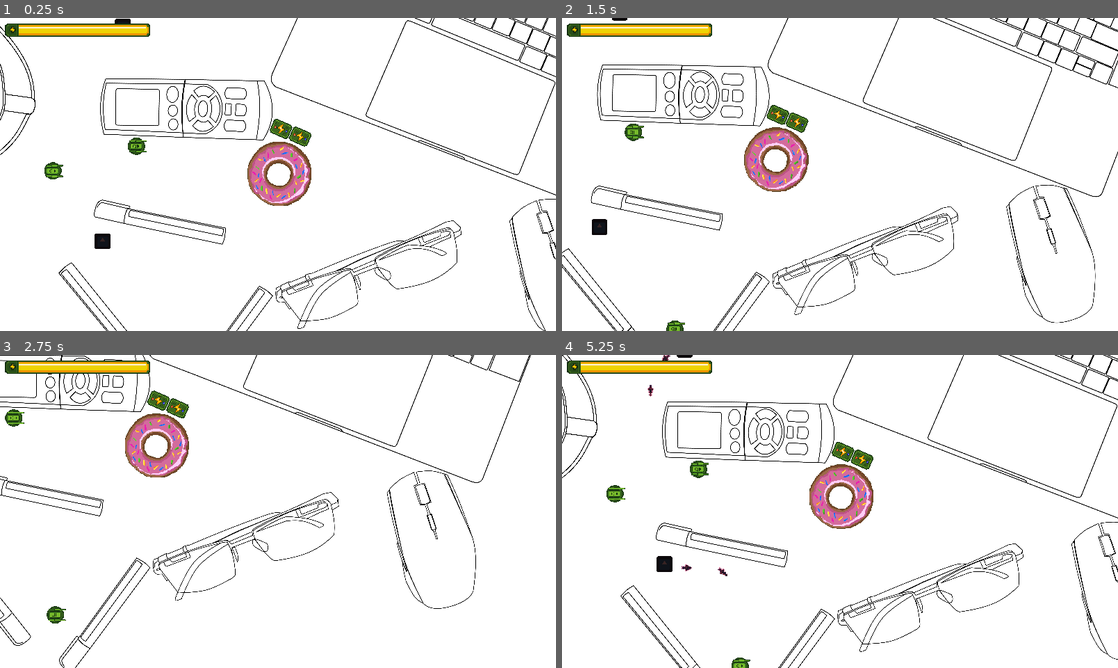
Above: before the commit, frames 1-4 (two rows, left to right).
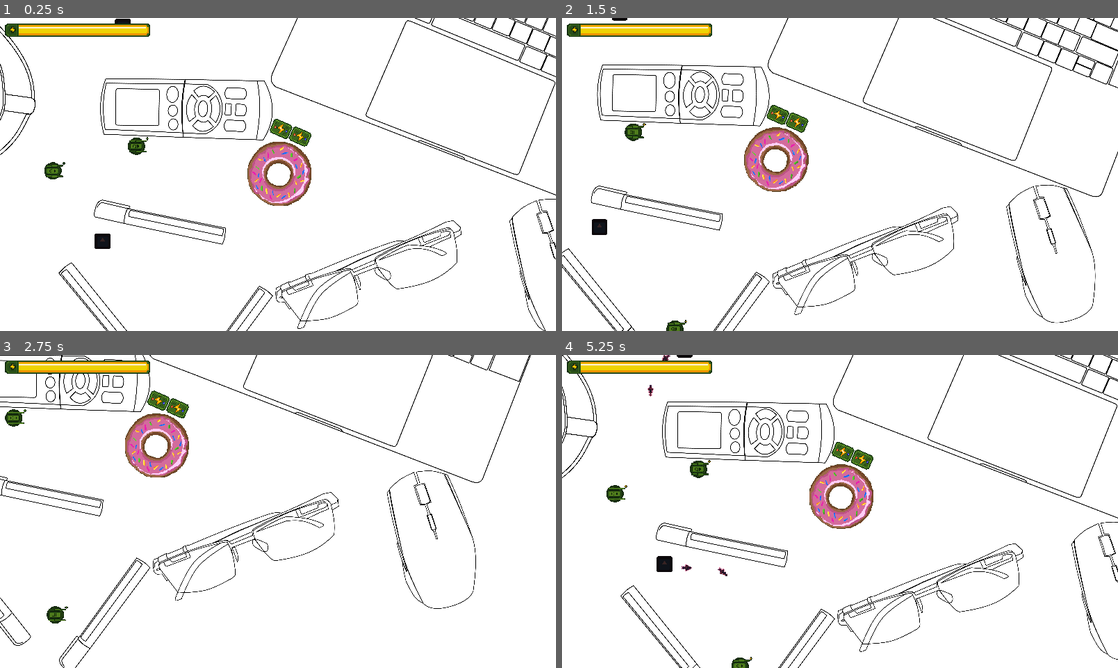
Above: after the commit, the same moments.

Repository: dmitriy-shmilo/gogodot-2021
Game: Godot game, scene res://game_screen/game_screen.tscn
The game is run twice, just before and just after one commit, with the same random seed, the same clock (stepped at 60 frames per second) and the same inputs. The engine's default icon, where the game draws it, is replaced by a stand-in: a white triangle on a blue panel in a dark square.
Inputs (mouse positions are in pixels of both pictures, inside the frame that each line leads up to):
- Up to frame 1 (0.25 s): no input
- Up to frame 2 (1.5 s): tap Enter at 0.5 s; move the mouse to (701, 146) at 0.52 s; hold D (right) 0.53-1.28 s; click (701, 146) at 0.67 s; move the mouse to (728, 190) at 1.27 s; hold S (down) from 1.28 s (still down); click (728, 190) at 1.42 s
- Up to frame 3 (2.75 s): move the mouse to (111, 621) at 2.02 s; release S (down) at 2.03 s; hold D (right) from 2.03 s (still down); click (111, 621) at 2.17 s
- Up to frame 4 (5.25 s): move the mouse to (812, 574) at 2.77 s; release D (right) at 2.78 s; hold W (up) 2.78-3.53 s; click (812, 574) at 2.92 s; move the mouse to (1006, 558) at 3.52 s; hold A (left) 3.53-5.03 s; click (1006, 558) at 3.67 s; move the mouse to (673, 464) at 4.27 s; click (673, 464) at 4.42 s; move the mouse to (606, 508) at 5.02 s; hold S (down) from 5.03 s (still down); click (606, 508) at 5.17 s

The runs differ from the first frame. In frame 1, 0.2% of the frame differs, in the area x 8-27%, y 38-52%; in frame 2, 0.2%; in frame 3, 0.2%; in frame 4, 0.3%, in the area x 8-35%, y 33-100%.

Commit message:
Dim towers and show power indicator when toggled.

Diff:
--- a/src/game_screen/entities/player_tower.gd
+++ b/src/game_screen/entities/player_tower.gd
@@ -21,6 +21,7 @@
 onready var _range_shape: CollisionShape2D = $"RangeArea/RangeShape"
 onready var _base_sprite: Sprite = $"BaseSprite"
 onready var _tower_sprite: Sprite = $"TowerContainer/TowerSprite"
+onready var _power_indicator: AnimatedSprite = $"PowerIndicator"
 
 var _target: EnemyUnit = null
 var _state = TowerState.INACTIVE
@@ -30,6 +31,7 @@
 	var sprite_index = randi() % 2
 	_base_sprite.region_rect.position.y = sprite_index * 64
 	_tower_sprite.region_rect.position.y = sprite_index * 64
+	_toggle_active(false)
 
 
 func _draw() -> void:
@@ -77,12 +79,17 @@
 	_target = enemy
 	_move_to_state(TowerState.IDLE if enemy == null else TowerState.ATTACKING)
 
-func _toggle_active() -> void:
-	match _state:
-		TowerState.INACTIVE:
-			_move_to_state(TowerState.IDLE)
-		_:
-			_move_to_state(TowerState.INACTIVE)
+
+func _toggle_active(active: bool) -> void:
+	if active:
+		modulate = Color.white
+		_move_to_state(TowerState.IDLE)
+		_power_indicator.visible = false
+		return
+
+	_power_indicator.visible = true
+	modulate = Color.darkgray
+	_move_to_state(TowerState.INACTIVE)
 
 
 func _can_move_to_state(state: int) -> bool:
@@ -137,7 +144,7 @@
 	if event is InputEventMouseButton \
 		and event.button_index == BUTTON_LEFT \
 		and event.pressed:
-			_toggle_active()
+			_toggle_active(_state == TowerState.INACTIVE)
 
 
 func _on_ClickArea_mouse_entered() -> void:
--- a/src/game_screen/entities/player_tower.tscn
+++ b/src/game_screen/entities/player_tower.tscn
@@ -1,14 +1,31 @@
-[gd_scene load_steps=6 format=2]
+[gd_scene load_steps=10 format=2]
 
 [ext_resource path="res://game_screen/entities/player_tower.gd" type="Script" id=1]
 [ext_resource path="res://assets/turrets.png" type="Texture" id=2]
 [ext_resource path="res://util/state_label.tscn" type="PackedScene" id=3]
+[ext_resource path="res://assets/ui.png" type="Texture" id=4]
 
 [sub_resource type="CircleShape2D" id=1]
 radius = 105.689
 
 [sub_resource type="RectangleShape2D" id=2]
 extents = Vector2( 14.638, 15.039 )
+
+[sub_resource type="AtlasTexture" id=3]
+atlas = ExtResource( 4 )
+region = Rect2( 0, 16, 8, 8 )
+
+[sub_resource type="AtlasTexture" id=4]
+atlas = ExtResource( 4 )
+region = Rect2( 0, 24, 8, 8 )
+
+[sub_resource type="SpriteFrames" id=5]
+animations = [ {
+"frames": [ SubResource( 3 ), SubResource( 4 ) ],
+"loop": true,
+"name": "default",
+"speed": 1.0
+} ]
 
 [node name="PlayerTower" type="Node2D" groups=["PlayerTower"]]
 scale = Vector2( 0.8, 0.8 )
@@ -47,6 +64,13 @@
 [node name="CollisionShape2D" type="CollisionShape2D" parent="ClickArea"]
 shape = SubResource( 2 )
 
+[node name="PowerIndicator" type="AnimatedSprite" parent="."]
+visible = false
+position = Vector2( 25.7153, -16.7432 )
+frames = SubResource( 5 )
+frame = 1
+playing = true
+
 [connection signal="body_entered" from="RangeArea" to="." method="_on_RangeArea_body_entered"]
 [connection signal="body_exited" from="RangeArea" to="." method="_on_RangeArea_body_exited"]
 [connection signal="input_event" from="ClickArea" to="." method="_on_ClickArea_input_event"]
